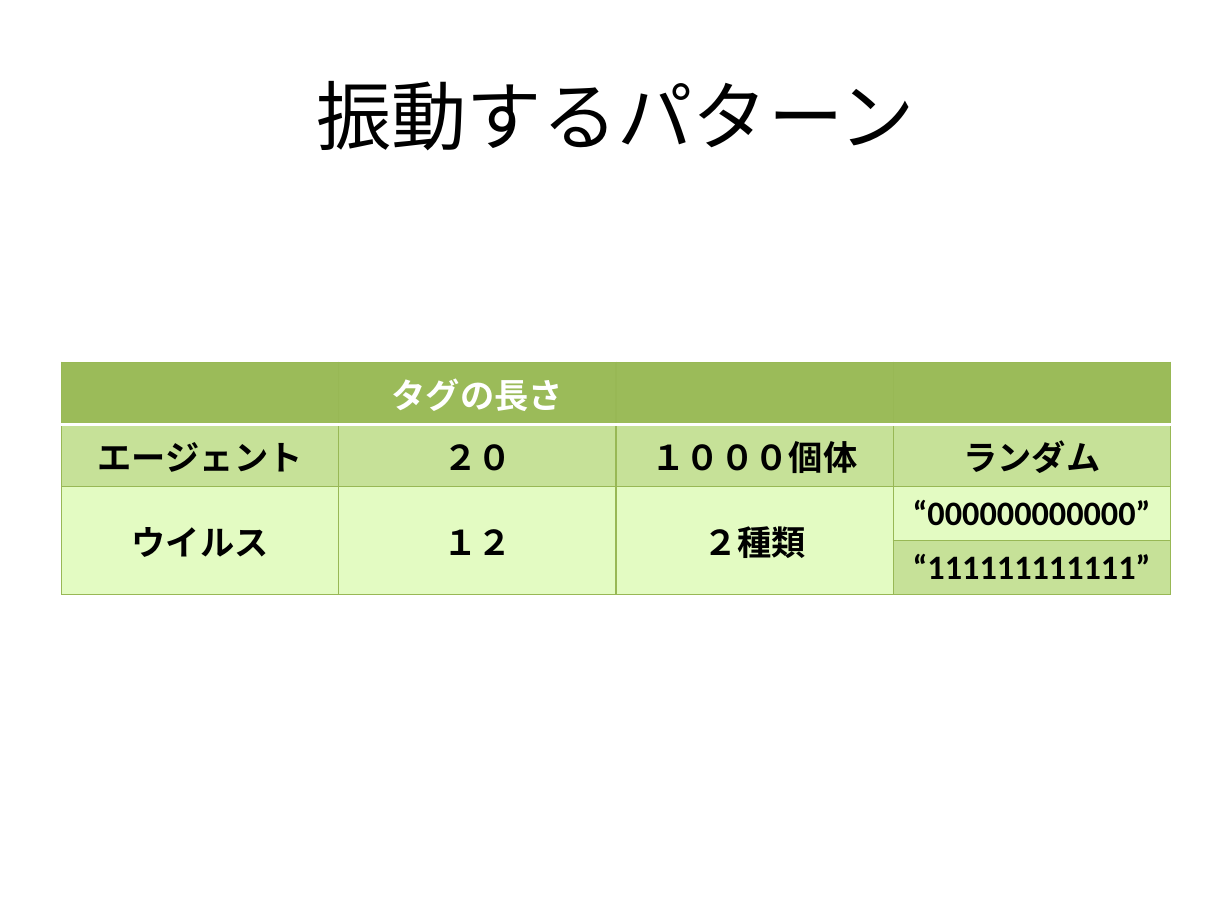
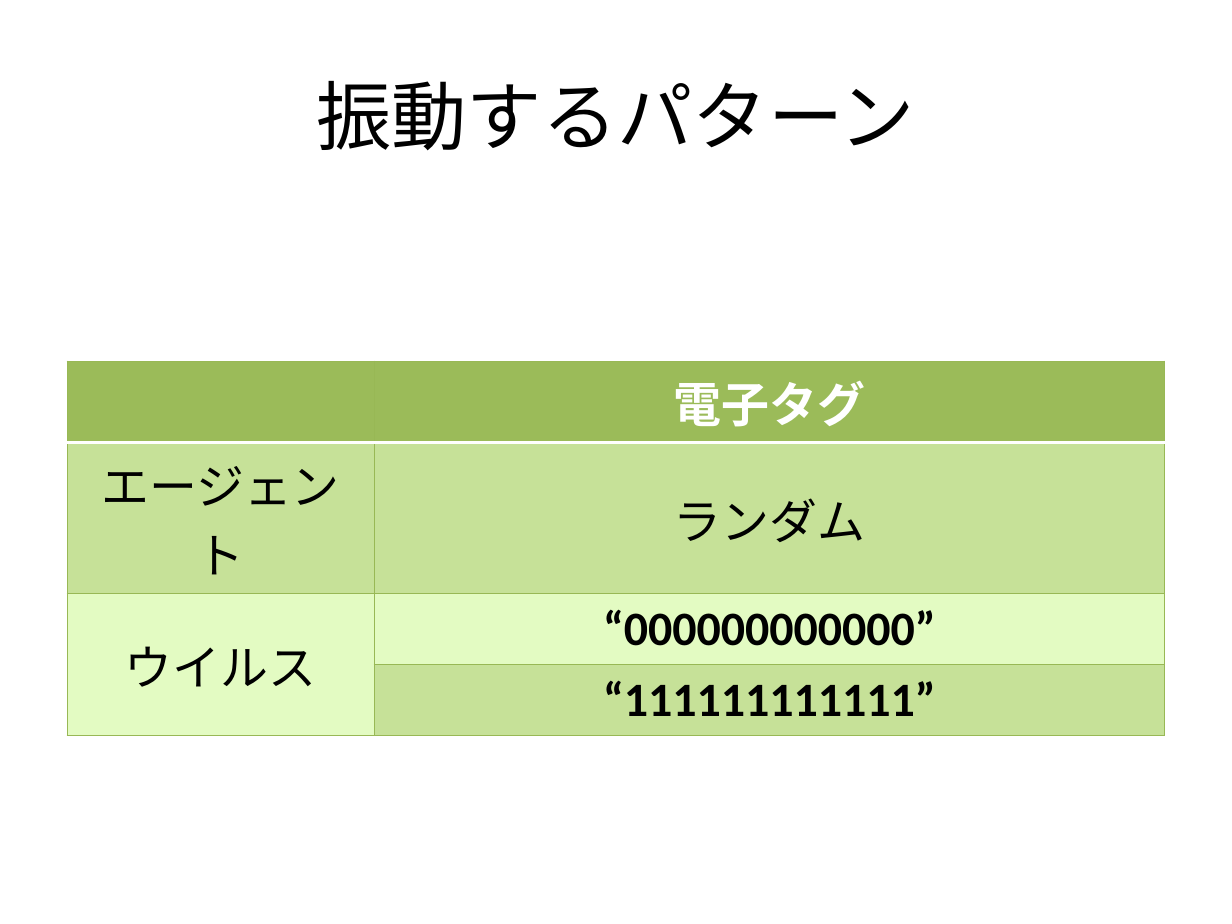
Before and after one commit to nkud/Research-BB, a slide deck: slide 17 of PPT/卒業研究.pptx (slide 16 before the commit). Drawn at 1232x924 pixels with LibreOffice and Linux fonts; fonts in the diff are those of the drawing. Boxes give left, top, right and bottom in pixels: in the first picture for what was removed or moved away, otherwise in the second. Text is boxed around its words. In the diff, an @@ line names an element or a change of style, - is before the commit and + after.

```diff
--- a/PPT/卒業研究.pptx
+++ b/PPT/卒業研究.pptx
@@ table at (68,361,1165,720) @@
-column 2: タグの長さ | ２０ | １２ | 
-column 3:  | １０００個体 | ２種類 | 
-column 4:  | ランダム | “000000000000” | “111111111111”
+column 2: 電子タグ | ランダム | “000000000000” | “111111111111”
@@ table: place and size @@
-table at (62,362,1170,583)
+table at (68,361,1165,720)
```
Also in this commit, not shown: 3 other slides changed, 2 slides added, 1 slide removed.
